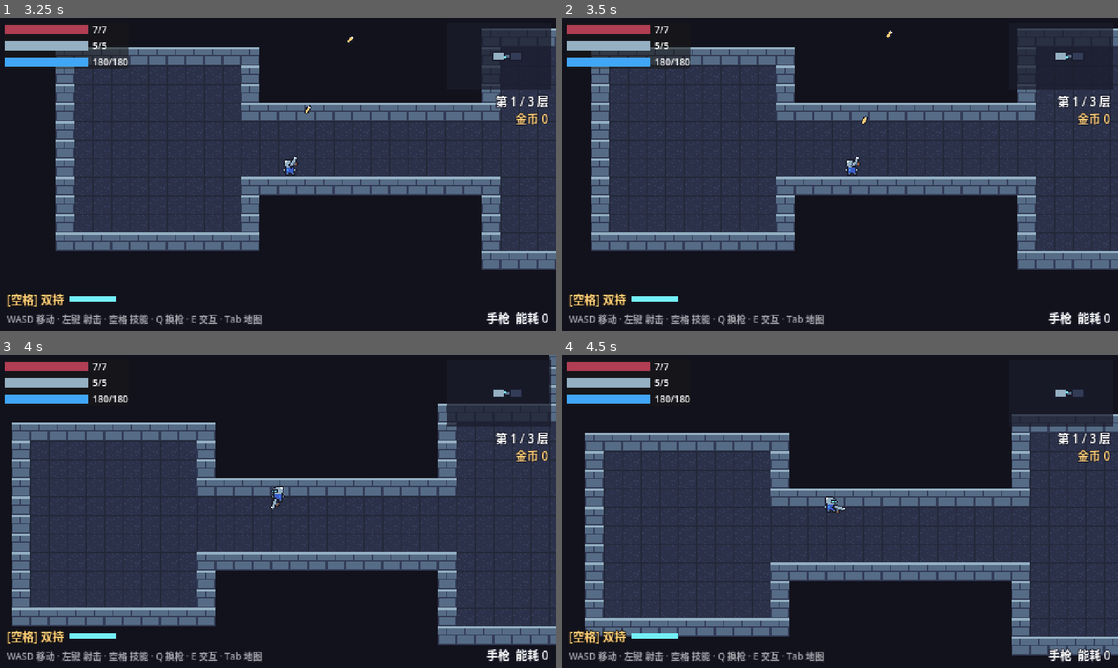
Above: before the commit, frames 1-4 (two rows, left to right).
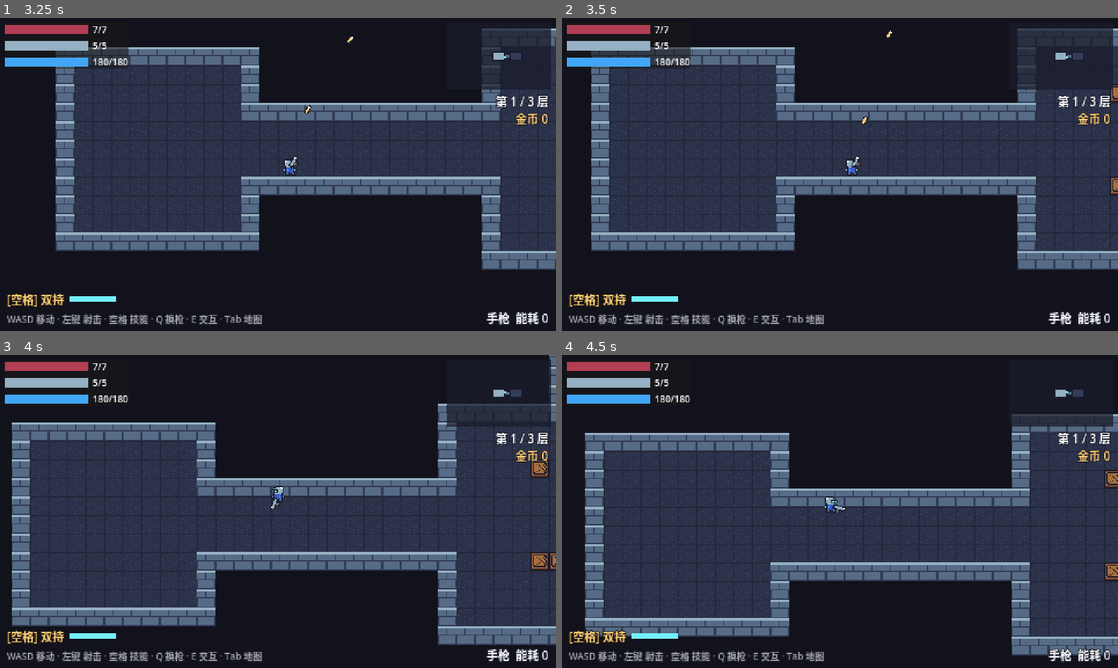
Above: after the commit, the same moments.

Repository: brondon1/game
Game: Godot game, scene res://ui/main_menu.tscn
Same seed, same stepped clock (60 frames per second), same inputs: the game is played once before the commit and once after it.
Inputs (mouse positions are in pixels of both pictures, inside the frame that each line leads up to):
- Up to frame 1 (3.25 s): click "开始游戏" at 0.5 s; tap Enter at 1.25 s; move the mouse to (400, 158) at 1.27 s; hold D (move_right) 1.28-2.03 s; hold E (interact) 1.28-2.03 s; move the mouse to (166, 190) at 2.02 s; hold S (move_down) 2.03-2.78 s; tap E (interact) at 2.1, 3.05 s; move the mouse to (333, 105) at 2.77 s; press the mouse at (333, 105) at 2.78 s; hold D (move_right) from 2.78 s (still down)
- Up to frame 2 (3.5 s): keep holding D (move_right)
- Up to frame 3 (4 s): move the mouse to (250, 574) at 3.52 s; release D (move_right) at 3.53 s; release the mouse at (250, 574) at 3.53 s; hold W (move_up) from 3.53 s (still down); tap Q (switch_weapon) at 3.6 s; tap E (interact) at 3.8 s
- Up to frame 4 (4.5 s): move the mouse to (1006, 558) at 4.27 s; release W (move_up) at 4.28 s; hold A (move_left) from 4.28 s (still down); hold E (interact) from 4.28 s (still down)

Frame 1 is identical in both runs. In frame 2, 0.1% of the frame differs, in the area x 98-100%, y 21-57%; in frame 3, 0.4%, in the area x 95-100%, y 33-69%; in frame 4, 0.2%.

Commit message:
加入障碍物、敌人寻路和可以打开的宝箱
障碍物：
- 战斗房随机选一种布局：四根石柱 / 中央石墩 / 四道矮墙 / 只放木箱，再随机撒几个木箱；
  Boss 房有四根石柱可以躲弹幕。布局集中在 dungeon/obstacle_layouts.gd
- 石柱是 TileMap 里的墙，挡路也挡子弹；门口的十字通道始终保持畅通
- 木箱可以被子弹和近战打碎，有概率掉金币或能量

敌人寻路：
- 地牢生成后烘焙导航网格（只解析墙和石柱），离墙留出敌人碰撞体的距离
- Enemy.chase_direction()：能看到玩家就直线追，被挡住时沿导航路径绕路；
  史莱姆、枪手、Boss 都改用它
- 刷怪点会避开石柱和木箱

宝箱：
- 宝箱房改成金宝箱，按 E 打开，掉出一把武器和药水
- 清完战斗房有 60% 概率出现补给箱，打开掉金币和能量
- 宝箱会找空地生成，不会压在玩家或障碍物上

Diff:
--- a/autoload/sound.gd
+++ b/autoload/sound.gd
@@ -19,6 +19,8 @@
 const CLICK := preload("res://assets/audio/click.wav")
 const BUY := preload("res://assets/audio/buy.wav")
 const DENIED := preload("res://assets/audio/denied.wav")
+const CHEST_OPEN := preload("res://assets/audio/chest_open.wav")
+const CRATE_BREAK := preload("res://assets/audio/crate_break.wav")
 const VICTORY := preload("res://assets/audio/victory.wav")
 const GAME_OVER := preload("res://assets/audio/game_over.wav")
 
--- a/dungeon/dungeon.gd
+++ b/dungeon/dungeon.gd
@@ -10,8 +10,13 @@
 
 const DOOR_SCENE := preload("res://dungeon/door.tscn")
 const PORTAL_SCENE := preload("res://dungeon/portal.tscn")
+const CRATE_SCENE := preload("res://props/crate.tscn")
+## 烘焙导航网格时离墙留出的距离。敌人的碰撞圆半径 5、圆心比脚底（导航用的位置）高 3，
+## 再留 2 像素余量，这样沿着墙和石柱走时不会蹭到卡住。
+const AGENT_RADIUS := 10.0
 
 @onready var tile_map: TileMapLayer = $TileMapLayer
+@onready var navigation: NavigationRegion2D = $Navigation
 @onready var rooms_root: Node2D = $Rooms
 @onready var entities: Node2D = $Entities
 @onready var player: Player = $Entities/Player
@@ -51,8 +56,18 @@
 	for link: Array in links:
 		_carve_corridor(link[0], link[1], floor_cells)
 
-	# 3. 所有紧挨地板（含斜角）但本身不是地板的格子都是墙
+	# 3. 战斗房和 Boss 房里的障碍物：石柱从地板里挖掉（下一步会变成墙），木箱之后再放
+	var obstacles := {}
+	for cell: Vector2i in rooms:
+		obstacles[cell] = ObstacleLayouts.plan(rooms[cell], room_rects[cell])
+		for p: Vector2i in obstacles[cell].pillars:
+			floor_cells.erase(p)
+
+	# 4. 所有紧挨地板（含斜角）但本身不是地板的格子都是墙（包括石柱）
 	var wall_cells := {}
+	for cell: Vector2i in obstacles:
+		for p: Vector2i in obstacles[cell].pillars:
+			wall_cells[p] = true # 石墩中间的格子不挨着地板，要单独标记
 	for c: Vector2i in floor_cells:
 		for dx in range(-1, 2):
 			for dy in range(-1, 2):
@@ -64,7 +79,7 @@
 	for c: Vector2i in wall_cells:
 		tile_map.set_cell(c, 0, WALL_TILE)
 
-	# 4. 创建房间节点，在每条通道的入口放门
+	# 5. 创建房间节点，在每条通道的入口放门，放木箱
 	var room_by_cell := {}
 	for cell: Vector2i in rooms:
 		var r: Rect2i = room_rects[cell]
@@ -73,6 +88,12 @@
 		room.cell = cell
 		room_by_cell[cell] = room
 		room.setup(rooms[cell], Rect2(Vector2(r.position * TILE_SIZE), Vector2(r.size * TILE_SIZE)), entities)
+		room.pillar_cells = obstacles[cell].pillars
+		room.crate_cells = obstacles[cell].crates
+		for c: Vector2i in room.crate_cells:
+			var crate: Crate = CRATE_SCENE.instantiate()
+			crate.position = Vector2(c * TILE_SIZE) + Vector2(TILE_SIZE * 0.5, TILE_SIZE - 2.0)
+			entities.add_child(crate)
 		for link: Array in links:
 			if link.has(cell):
 				var other: Vector2i = link[1] if link[0] == cell else link[0]
@@ -83,6 +104,26 @@
 			player.get_node("Camera2D").reset_smoothing()
 	hud.minimap.setup(room_by_cell, links)
 	map_overlay.setup(room_by_cell, links)
+	_bake_navigation()
+
+
+## 烘焙导航网格：只解析 TileMapLayer 的碰撞（墙和石柱），敌人据此绕开障碍物。
+## 木箱不参与烘焙（它们会被打碎），敌人碰到木箱会顺着滑开。
+func _bake_navigation() -> void:
+	var poly := NavigationPolygon.new()
+	poly.agent_radius = AGENT_RADIUS
+	poly.parsed_geometry_type = NavigationPolygon.PARSED_GEOMETRY_STATIC_COLLIDERS
+	poly.parsed_collision_mask = Bullet.LAYER_WORLD
+	poly.source_geometry_mode = NavigationPolygon.SOURCE_GEOMETRY_GROUPS_WITH_CHILDREN
+	poly.source_geometry_group_name = &"navigation_source"
+	var used := tile_map.get_used_rect()
+	var bounds := Rect2(Vector2(used.position * TILE_SIZE), Vector2(used.size * TILE_SIZE))
+	poly.add_outline(PackedVector2Array([
+		bounds.position, Vector2(bounds.end.x, bounds.position.y),
+		bounds.end, Vector2(bounds.position.x, bounds.end.y),
+	]))
+	navigation.navigation_polygon = poly
+	navigation.bake_navigation_polygon(false)
 
 
 func _room_size(type: Room.Type) -> Vector2i:
--- a/dungeon/dungeon.tscn
+++ b/dungeon/dungeon.tscn
@@ -12,8 +12,10 @@
 [node name="Dungeon" type="Node2D"]
 script = ExtResource("1_script")
 
-[node name="TileMapLayer" type="TileMapLayer" parent="."]
+[node name="TileMapLayer" type="TileMapLayer" parent="." groups=["navigation_source"]]
 tile_set = ExtResource("2_tileset")
+
+[node name="Navigation" type="NavigationRegion2D" parent="."]
 
 [node name="Rooms" type="Node2D" parent="."]
 
--- /dev/null
+++ b/dungeon/obstacle_layouts.gd
@@ -0,0 +1,73 @@
+class_name ObstacleLayouts
+extends RefCounted
+## 房间障碍物布局。石柱会变成墙（挡路、挡子弹，可以当掩体），木箱可以打碎。
+## 所有布局都会避开房间中央连接四扇门的十字通道（中央石墩除外，但它四周都能绕过去），
+## 所以门口永远不会被堵住。新增布局：在 _battle_pillars() 的 match 里加一个分支。
+
+## 返回 {"pillars": Array[Vector2i], "crates": Array[Vector2i]}，都是瓦片坐标。
+## r 是房间内部范围（瓦片坐标）。
+static func plan(type: Room.Type, r: Rect2i) -> Dictionary:
+	var pillars: Array[Vector2i] = []
+	var crates: Array[Vector2i] = []
+	match type:
+		Room.Type.BATTLE:
+			pillars = _battle_pillars(r)
+			crates = _random_crates(r, pillars, randi_range(2, 5))
+		Room.Type.BOSS:
+			# Boss 房：四根单格石柱，躲弹幕用
+			var c := _center(r)
+			var q := r.size / 4
+			for s: Vector2i in [Vector2i(-1, -1), Vector2i(1, -1), Vector2i(-1, 1), Vector2i(1, 1)]:
+				pillars.append(c + s * q)
+	return {"pillars": pillars, "crates": crates}
+
+
+static func _battle_pillars(r: Rect2i) -> Array[Vector2i]:
+	var c := _center(r)
+	var q := r.size / 4
+	var cells: Array[Vector2i] = []
+	var corners: Array[Vector2i] = [Vector2i(-1, -1), Vector2i(1, -1), Vector2i(-1, 1), Vector2i(1, 1)]
+	match randi() % 4:
+		0: # 四根 2×2 石柱，向房间外侧延伸
+			for s in corners:
+				var base := c + s * q
+				cells.append_array([base, base + Vector2i(s.x, 0), base + Vector2i(0, s.y), base + s])
+		1: # 中央 3×3 石墩
+			for x in range(-1, 2):
+				for y in range(-1, 2):
+					cells.append(c + Vector2i(x, y))
+		2: # 四道横向矮墙
+			for s in corners:
+				for x in range(-1, 2):
+					cells.append(c + s * q + Vector2i(x, 0))
+		_: # 只放木箱
+			pass
+	return cells
+
+
+## 随机放木箱：不贴墙、不挡十字通道、不和石柱挨着。
+static func _random_crates(r: Rect2i, pillars: Array[Vector2i], count: int) -> Array[Vector2i]:
+	var c := _center(r)
+	var area := r.grow(-2)
+	var crates: Array[Vector2i] = []
+	for attempt in 40:
+		if crates.size() >= count:
+			break
+		var cell := Vector2i(randi_range(area.position.x, area.end.x - 1), randi_range(area.position.y, area.end.y - 1))
+		if absi(cell.x - c.x) <= 1 or absi(cell.y - c.y) <= 1:
+			continue
+		if crates.has(cell) or _near_any(cell, pillars):
+			continue
+		crates.append(cell)
+	return crates
+
+
+static func _near_any(cell: Vector2i, cells: Array[Vector2i]) -> bool:
+	for other in cells:
+		if absi(cell.x - other.x) <= 1 and absi(cell.y - other.y) <= 1:
+			return true
+	return false
+
+
+static func _center(r: Rect2i) -> Vector2i:
+	return r.position + r.size / 2
--- a/dungeon/room.gd
+++ b/dungeon/room.gd
@@ -1,7 +1,7 @@
 class_name Room
 extends Node2D
 ## 地牢里的一个房间。战斗房和 Boss 房：玩家走进来后关门、分波刷怪，全部清完后开门。
-## 宝箱房放一把武器和药水，商店房放商人和商品。
+## 宝箱房放一个金宝箱，商店房放商人和商品；战斗房清完后有一定概率出现补给箱。
 
 enum Type { START, BATTLE, CHEST, BOSS, SHOP }
 enum State { IDLE, FIGHTING, CLEARED }
@@ -9,10 +9,13 @@
 const SLIME_SCENE := preload("res://enemies/slime.tscn")
 const GUNNER_SCENE := preload("res://enemies/gunner.tscn")
 const BOSS_SCENE := preload("res://enemies/boss.tscn")
-const PICKUP_SCENE := preload("res://pickups/pickup.tscn")
-const WEAPON_PICKUP_SCENE := preload("res://pickups/weapon_pickup.tscn")
 const SHOP_ITEM_SCENE := preload("res://shop/shop_item.tscn")
 const MERCHANT_TEXTURE := preload("res://assets/sprites/merchant.png")
+const CHEST_SCENE := preload("res://props/chest.tscn")
+
+## 清完战斗房后出现补给箱的概率
+const SUPPLY_CHEST_CHANCE := 0.6
+const TILE_SIZE := 16
 
 ## 玩家要走进房间多深（像素）才触发关门，保证不会被门卡住
 const TRIGGER_INSET := 24.0
@@ -25,6 +28,9 @@
 var cell := Vector2i.ZERO
 ## 玩家是否进过这个房间（小地图用）
 var visited := false
+## 房间里石柱和木箱所在的瓦片（刷怪、放宝箱时避开）
+var pillar_cells: Array[Vector2i] = []
+var crate_cells: Array[Vector2i] = []
 
 var _state := State.IDLE
 var _entities: Node2D
@@ -44,7 +50,7 @@
 			_create_trigger()
 		Type.CHEST:
 			_state = State.CLEARED
-			_spawn_chest_loot()
+			_spawn_chest(Chest.Kind.WEAPON)
 		Type.SHOP:
 			_state = State.CLEARED
 			_spawn_shop()
@@ -115,11 +121,21 @@
 	var area := rect.grow(-32.0)
 	var player := get_tree().get_first_node_in_group("player") as Node2D
 	var point := area.get_center()
-	for i in 20:
+	for i in 30:
 		point = Vector2(randf_range(area.position.x, area.end.x), randf_range(area.position.y, area.end.y))
+		if is_blocked(point):
+			continue
 		if player == null or point.distance_to(player.global_position) > 80.0:
 			break
 	return point
+
+
+## 这个位置是否在石柱或木箱上（留出一点余量）。
+func is_blocked(point: Vector2) -> bool:
+	for c in pillar_cells + crate_cells:
+		if Rect2(Vector2(c * TILE_SIZE), Vector2.ONE * TILE_SIZE).grow(8.0).has_point(point):
+			return true
+	return false
 
 
 func _on_enemy_died(_enemy: Enemy) -> void:
@@ -139,20 +155,26 @@
 	Sound.play(Sound.DOOR, -4.0)
 	if type == Type.BOSS:
 		Sound.play_music(Sound.MUSIC_DUNGEON)
+	elif randf() < SUPPLY_CHEST_CHANCE:
+		_spawn_chest(Chest.Kind.SUPPLY)
 	Events.room_cleared.emit(self)
 
 
-func _spawn_chest_loot() -> void:
-	var weapon_pickup: WeaponPickup = WEAPON_PICKUP_SCENE.instantiate()
-	weapon_pickup.data = GameState.random_new_weapon()
-	weapon_pickup.position = rect.get_center() + Vector2(-20, 0)
-	_entities.add_child(weapon_pickup)
-
-	var potion: Pickup = PICKUP_SCENE.instantiate()
-	potion.kind = Pickup.Kind.HEALTH
-	potion.amount = 2
-	potion.position = rect.get_center() + Vector2(20, 0)
-	_entities.add_child(potion)
+## 在房间中央附近找一个空地放宝箱（避开障碍物，也别压在玩家身上）。
+func _spawn_chest(kind: Chest.Kind) -> void:
+	var center := rect.get_center()
+	var player := get_tree().get_first_node_in_group("player") as Node2D
+	var spot := center
+	for offset: Vector2 in [Vector2.ZERO, Vector2(0, 32), Vector2(0, -32), Vector2(40, 0), Vector2(-40, 0),
+			Vector2(40, 32), Vector2(-40, 32), Vector2(40, -32), Vector2(-40, -32)]:
+		var p := center + offset
+		if not is_blocked(p) and (player == null or p.distance_to(player.global_position) > 28.0):
+			spot = p
+			break
+	var chest: Chest = CHEST_SCENE.instantiate()
+	chest.kind = kind
+	chest.position = spot
+	_entities.add_child.call_deferred(chest)
 
 
 func _spawn_shop() -> void:
--- a/enemies/boss.gd
+++ b/enemies/boss.gd
@@ -29,7 +29,7 @@
 			_timer -= delta
 			if _timer <= 0.0:
 				_start_attack(_next_special)
-			return global_position.direction_to(player.global_position)
+			return chase_direction()
 		Attack.RING:
 			_update_shots(delta, 0.5, _fire_ring)
 		Attack.FAN:
--- a/enemies/enemy.gd
+++ b/enemies/enemy.gd
@@ -2,6 +2,7 @@
 extends CharacterBody2D
 ## 敌人基类：出生预警 → 追击玩家、碰到造成接触伤害；受击闪白和击退，死亡掉落金币和能量。
 ## 子类重写 _think() 实现不同的 AI（返回想要移动的方向）。
+## 追击用 chase_direction()：能直接看到玩家就直线走，被石柱挡住时沿导航网格绕路。
 
 signal died(enemy: Enemy)
 
@@ -18,6 +19,9 @@
 ## 出生前的预警时间（这段时间里半透明、不会动也不会受伤）
 @export var spawn_delay := 0.6
 
+## 多久重新计算一次绕路路线（秒）
+const REPATH_INTERVAL := 0.25
+
 ## 由房间根据楼层设置，用来让后面的楼层更难
 var hp_multiplier := 1.0
 var hp := 0
@@ -26,6 +30,8 @@
 var _knockback := Vector2.ZERO
 var _active := false
 var _dead := false
+var _nav: NavigationAgent2D
+var _repath_timer := 0.0
 
 @onready var sprite: Sprite2D = $Sprite2D
 
@@ -35,6 +41,10 @@
 	max_hp = roundi(max_hp * hp_multiplier)
 	hp = max_hp
 	player = get_tree().get_first_node_in_group("player") as Player
+	_nav = NavigationAgent2D.new()
+	_nav.path_desired_distance = 6.0
+	_nav.target_desired_distance = 6.0
+	add_child(_nav)
 	# 出生预警：从半透明淡入，结束后才开始行动
 	collision_layer = 0
 	sprite.modulate.a = 0.25
@@ -65,9 +75,24 @@
 	_try_contact_damage()
 
 
-## AI：返回本帧想移动的方向（长度 0~1）。默认直接冲向玩家。
+## AI：返回本帧想移动的方向（长度 0~1）。默认追向玩家。
 func _think(_delta: float) -> Vector2:
-	return global_position.direction_to(player.global_position)
+	return chase_direction()
+
+
+## 朝玩家移动的方向：能直接看到玩家就直线走，被障碍物挡住时沿导航网格绕路。
+func chase_direction() -> Vector2:
+	var direct := global_position.direction_to(player.global_position)
+	if has_line_of_sight_to_player():
+		return direct
+	_repath_timer -= get_physics_process_delta_time()
+	if _repath_timer <= 0.0:
+		_repath_timer = REPATH_INTERVAL
+		_nav.target_position = player.global_position
+	if _nav.is_navigation_finished():
+		return direct
+	var next := _nav.get_next_path_position()
+	return direct if next.distance_to(global_position) < 1.0 else global_position.direction_to(next)
 
 
 func take_damage(amount: int, direction := Vector2.ZERO) -> void:
--- a/enemies/gunner.gd
+++ b/enemies/gunner.gd
@@ -1,5 +1,5 @@
 extends Enemy
-## 远程敌人：和玩家保持距离、左右绕圈走位，定时朝玩家打出扇形子弹。
+## 远程敌人：和玩家保持距离、左右绕圈走位，定时朝玩家打出扇形子弹。被障碍物挡住时会绕过去找射击角度。
 
 @export var preferred_distance := 110.0
 @export var fire_interval := 2.0
@@ -37,8 +37,8 @@
 	var to_player := player.global_position - global_position
 	var dist := to_player.length()
 	var dir := to_player / maxf(dist, 0.001)
-	if dist > preferred_distance + 20.0:
-		return dir
+	if dist > preferred_distance + 20.0 or not has_line_of_sight_to_player():
+		return chase_direction() # 太远或被挡住：靠近 / 绕过去
 	if dist < preferred_distance - 20.0:
 		return -dir
 	return dir.orthogonal() * _strafe_dir * 0.6
--- /dev/null
+++ b/props/chest.gd
@@ -0,0 +1,79 @@
+class_name Chest
+extends StaticBody2D
+## 宝箱：走近按 E 打开，奖励会从箱子里弹出来。
+## 金宝箱（宝箱房）给一把武器和药水；补给箱（清完战斗房后可能出现）给金币和能量。
+
+enum Kind { WEAPON, SUPPLY }
+
+const PICKUP_SCENE := preload("res://pickups/pickup.tscn")
+const WEAPON_PICKUP_SCENE := preload("res://pickups/weapon_pickup.tscn")
+const TEXTURES := {
+	Kind.WEAPON: [preload("res://assets/sprites/chest_gold_closed.png"), preload("res://assets/sprites/chest_gold_open.png")],
+	Kind.SUPPLY: [preload("res://assets/sprites/chest_closed.png"), preload("res://assets/sprites/chest_open.png")],
+}
+
+@export var kind := Kind.SUPPLY
+
+var opened := false
+
+@onready var sprite: Sprite2D = $Sprite2D
+@onready var area: Area2D = $InteractArea
+@onready var label: Label = $Label
+
+
+func _ready() -> void:
+	sprite.texture = TEXTURES[kind][0]
+	label.hide()
+	area.body_entered.connect(_on_body_entered)
+	area.body_exited.connect(_on_body_exited)
+	# 出现时弹一下
+	sprite.scale = Vector2(0.2, 0.2)
+	create_tween().tween_property(sprite, "scale", Vector2.ONE, 0.3).set_trans(Tween.TRANS_BACK).set_ease(Tween.EASE_OUT)
+
+
+func interact(player: Player) -> void:
+	if opened:
+		return
+	opened = true
+	player.remove_interactable(self)
+	label.hide()
+	sprite.texture = TEXTURES[kind][1]
+	Sound.play(Sound.CHEST_OPEN, 0.0, 0.0)
+	sprite.scale = Vector2(1.2, 0.8)
+	create_tween().tween_property(sprite, "scale", Vector2.ONE, 0.2).set_trans(Tween.TRANS_BACK)
+	_spawn_loot.call_deferred()
+
+
+func _spawn_loot() -> void:
+	match kind:
+		Kind.WEAPON:
+			var weapon: WeaponPickup = WEAPON_PICKUP_SCENE.instantiate()
+			weapon.data = GameState.random_new_weapon()
+			weapon.position = position + Vector2(-10, 18)
+			get_parent().add_child(weapon)
+			_drop(Pickup.Kind.HEALTH, 2, Vector2(12, 18))
+		Kind.SUPPLY:
+			for i in randi_range(3, 6):
+				_drop(Pickup.Kind.COIN, 1, Vector2(randf_range(-14, 14), randf_range(10, 20)))
+			for i in 2:
+				_drop(Pickup.Kind.ENERGY, 8, Vector2(randf_range(-14, 14), randf_range(10, 20)))
+
+
+func _drop(pickup_kind: Pickup.Kind, amount: int, offset: Vector2) -> void:
+	var pickup: Pickup = PICKUP_SCENE.instantiate()
+	pickup.kind = pickup_kind
+	pickup.amount = amount
+	pickup.position = position + offset
+	get_parent().add_child(pickup)
+
+
+func _on_body_entered(body: Node2D) -> void:
+	if body is Player and not opened:
+		body.add_interactable(self)
+		label.show()
+
+
+func _on_body_exited(body: Node2D) -> void:
+	if body is Player:
+		body.remove_interactable(self)
+		label.hide()
--- /dev/null
+++ b/props/chest.tscn
@@ -0,0 +1,42 @@
+[gd_scene format=3]
+
+[ext_resource type="Script" path="res://props/chest.gd" id="1_script"]
+[ext_resource type="Texture2D" path="res://assets/sprites/chest_closed.png" id="2_tex"]
+
+[sub_resource type="RectangleShape2D" id="RectangleShape2D_chest"]
+size = Vector2(14, 8)
+
+[sub_resource type="CircleShape2D" id="CircleShape2D_interact"]
+radius = 20.0
+
+[node name="Chest" type="StaticBody2D"]
+collision_mask = 0
+script = ExtResource("1_script")
+
+[node name="Sprite2D" type="Sprite2D" parent="."]
+texture = ExtResource("2_tex")
+offset = Vector2(0, -6)
+
+[node name="CollisionShape2D" type="CollisionShape2D" parent="."]
+position = Vector2(0, -3)
+shape = SubResource("RectangleShape2D_chest")
+
+[node name="InteractArea" type="Area2D" parent="."]
+collision_layer = 0
+collision_mask = 2
+monitorable = false
+
+[node name="CollisionShape2D" type="CollisionShape2D" parent="InteractArea"]
+position = Vector2(0, -3)
+shape = SubResource("CircleShape2D_interact")
+
+[node name="Label" type="Label" parent="."]
+offset_left = -40.0
+offset_top = -28.0
+offset_right = 40.0
+offset_bottom = -16.0
+theme_override_colors/font_outline_color = Color(0.1, 0.11, 0.17, 1)
+theme_override_constants/outline_size = 3
+theme_override_font_sizes/font_size = 8
+text = "[E] 打开宝箱"
+horizontal_alignment = 1
--- /dev/null
+++ b/props/crate.gd
@@ -0,0 +1,47 @@
+class_name Crate
+extends StaticBody2D
+## 木箱：挡路也挡子弹，被打几下就碎，有概率掉金币或能量。
+
+const PICKUP_SCENE := preload("res://pickups/pickup.tscn")
+
+@export var max_hp := 6
+@export var coin_chance := 0.3
+@export var energy_chance := 0.25
+
+var _hp := 0
+
+@onready var sprite: Sprite2D = $Sprite2D
+
+
+func _ready() -> void:
+	add_to_group("breakables") # 近战武器靠这个分组找到能砍的东西
+	_hp = max_hp
+
+
+func take_damage(amount: int, _direction := Vector2.ZERO) -> void:
+	if _hp <= 0:
+		return
+	_hp -= amount
+	# 受击抖一下
+	sprite.position.x = 1.5
+	create_tween().tween_property(sprite, "position:x", 0.0, 0.1)
+	if _hp <= 0:
+		_break.call_deferred()
+
+
+func _break() -> void:
+	Sound.play(Sound.CRATE_BREAK, -2.0)
+	HitEffect.spawn(get_parent(), global_position + Vector2(0, -6), Color("a7703c"), 10)
+	if randf() < coin_chance:
+		_drop(Pickup.Kind.COIN, 1)
+	if randf() < energy_chance:
+		_drop(Pickup.Kind.ENERGY, 5)
+	queue_free()
+
+
+func _drop(kind: Pickup.Kind, amount: int) -> void:
+	var pickup: Pickup = PICKUP_SCENE.instantiate()
+	pickup.kind = kind
+	pickup.amount = amount
+	pickup.position = position
+	get_parent().add_child(pickup)
--- /dev/null
+++ b/props/crate.tscn
@@ -0,0 +1,19 @@
+[gd_scene format=3]
+
+[ext_resource type="Script" path="res://props/crate.gd" id="1_script"]
+[ext_resource type="Texture2D" path="res://assets/sprites/crate.png" id="2_tex"]
+
+[sub_resource type="RectangleShape2D" id="RectangleShape2D_crate"]
+size = Vector2(14, 12)
+
+[node name="Crate" type="StaticBody2D"]
+collision_mask = 0
+script = ExtResource("1_script")
+
+[node name="Sprite2D" type="Sprite2D" parent="."]
+texture = ExtResource("2_tex")
+offset = Vector2(0, -6)
+
+[node name="CollisionShape2D" type="CollisionShape2D" parent="."]
+position = Vector2(0, -5)
+shape = SubResource("RectangleShape2D_crate")
--- a/weapons/weapon.gd
+++ b/weapons/weapon.gd
@@ -65,9 +65,11 @@
 	var half_arc := deg_to_rad(data.melee_arc_degrees) / 2.0
 	var reach := data.melee_range + 6.0 # 加上目标自身的大致半径
 
-	var target_group := "enemies" if team == Bullet.Team.PLAYER else "player"
+	var targets := get_tree().get_nodes_in_group("player")
+	if team == Bullet.Team.PLAYER:
+		targets = get_tree().get_nodes_in_group("enemies") + get_tree().get_nodes_in_group("breakables")
 	var hit_any := false
-	for node in get_tree().get_nodes_in_group(target_group):
+	for node in targets:
 		var target := node as Node2D
 		if target == null or not target.has_method("take_damage"):
 			continue
Not shown, added: assets/audio/chest_open.wav.import
Not shown, added: assets/audio/crate_break.wav.import
Binary file added: assets/sprites/chest_closed.png
Not shown, added: assets/sprites/chest_closed.png.import
Binary file added: assets/sprites/chest_gold_closed.png
Not shown, added: assets/sprites/chest_gold_closed.png.import
Binary file added: assets/sprites/chest_gold_open.png
Not shown, added: assets/sprites/chest_gold_open.png.import
Binary file added: assets/sprites/chest_open.png
Not shown, added: assets/sprites/chest_open.png.import
Binary file added: assets/sprites/crate.png
Not shown, added: assets/sprites/crate.png.import
(and 5 more such lines)
